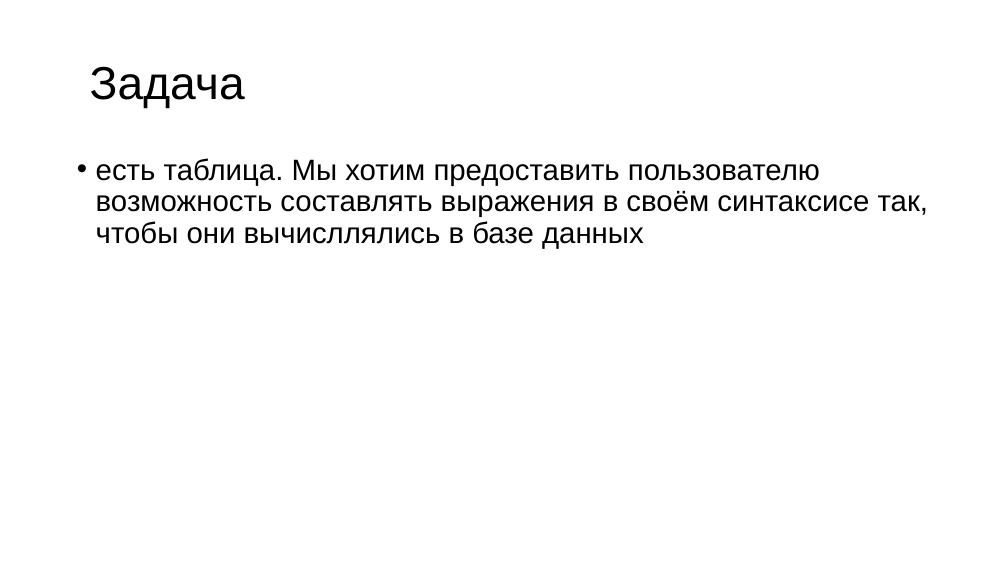
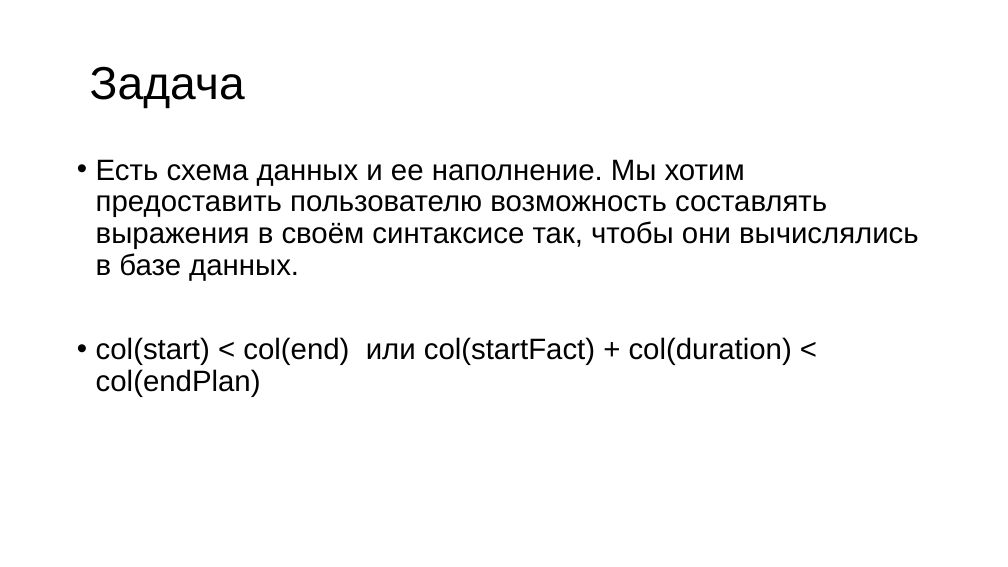
Before and after one commit to Sa1Gur/Expression2Sql, a slide deck: slide 3 of Query2SQL.pptx. Drawn at 1008x567 pixels with LibreOffice and Linux fonts; fonts in the diff are those of the drawing. Boxes give left, top, right and bottom in pixels: in the first picture for what was removed or moved away, otherwise in the second. Text is boxed around its words. In the diff, an @@ line names an element or a change of style, - is before the commit and + after.

```diff
--- a/Query2SQL.pptx
+++ b/Query2SQL.pptx
@@ text at bbox=[96, 159, 919, 397]: text changed @@
-• есть таблица. Мы хотим предоставить пользователю возможность составлять выражения в своём синтаксисе так, чтобы они вычисллялись в базе данных
+• Есть схема данных и ее наполнение. Мы хотим предоставить пользователю возможность составлять выражения в своём синтаксисе так, чтобы они вычислялись в базе данных.
+• col(start) < col(end) или col(startFact) + col(duration) < col(endPlan)
```
Also in this commit, not shown: 3 other slides changed, 1 other file.
